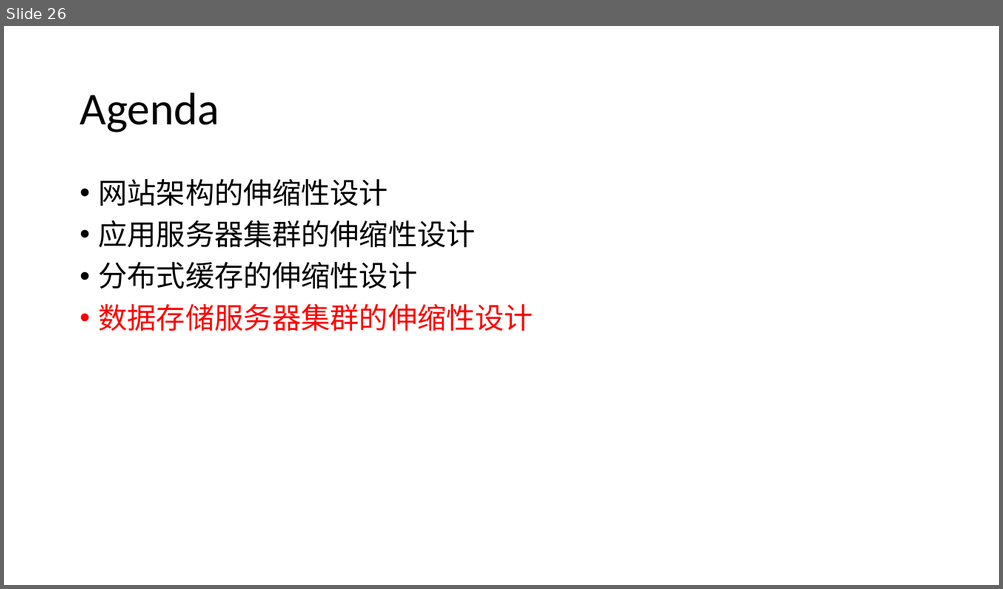
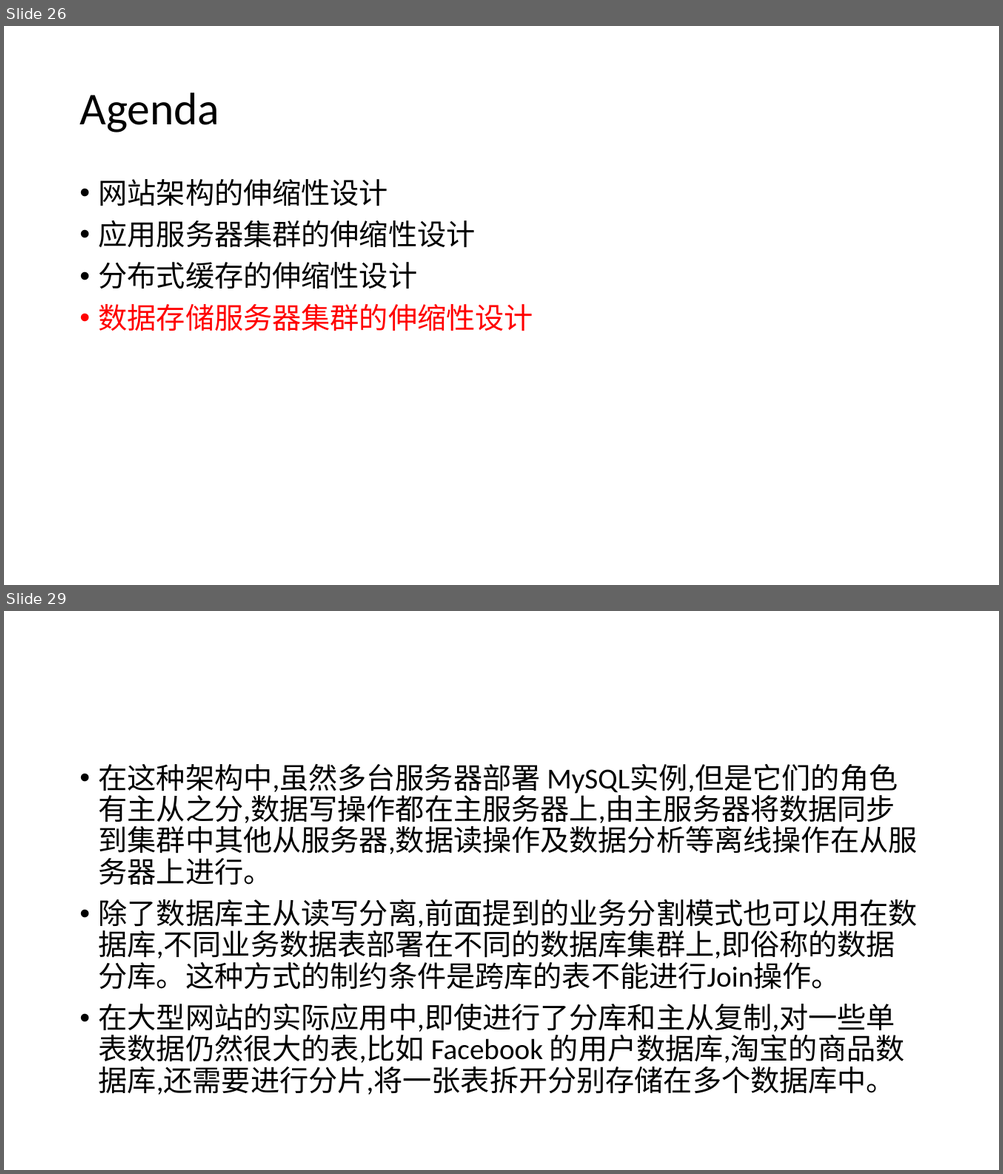
Before and after one commit to airuitian/MicroService, a slide deck: architecture/6. 网站的伸缩性架构.pptx. Shown one above the other, each under a label of ours: slide 26 before the commit, slides 26 and 29 after it; the slides between them are not shown. The pictures are 1003x589 and 1003x1174 pixels, drawn with LibreOffice and Linux fonts; fonts in the diff are those of the drawing. Boxes give left, top, right and bottom in pixels: in the first picture for what was removed or moved away, otherwise in the second. Text is boxed around its words. In the diff, an @@ line names an element or a change of style, - is before the commit and + after.

```diff
--- a/architecture/6. 网站的伸缩性架构.pptx
+++ b/architecture/6. 网站的伸缩性架构.pptx
@@ slide 29 added at bbox=[4, 611, 999, 1170], background #FFFFFF @@
@@ text added at bbox=[99, 764, 917, 1095], 28 pt, text #000000 @@
+• 在这种架构中,虽然多台服务器部署 MySQL实例,但是它们的角色有主从之分,数据写操作都在主服务器上,由主服务器将数据同步到集群中其他从服务器,数据读操作及数据分析等离线操作在从服务器上进行。
+• 除了数据库主从读写分离,前面提到的业务分割模式也可以用在数据库,不同业务数据表部署在不同的数据库集群上,即俗称的数据分库。这种方式的制约条件是跨库的表不能进行Join操作。
+• 在大型网站的实际应用中,即使进行了分库和主从复制,对一些单表数据仍然很大的表,比如 Facebook 的用户数据库,淘宝的商品数据库,还需要进行分片,将一张表拆开分别存储在多个数据库中。
```
Also in this commit, not shown: 10 other slides added, 3 other files.
